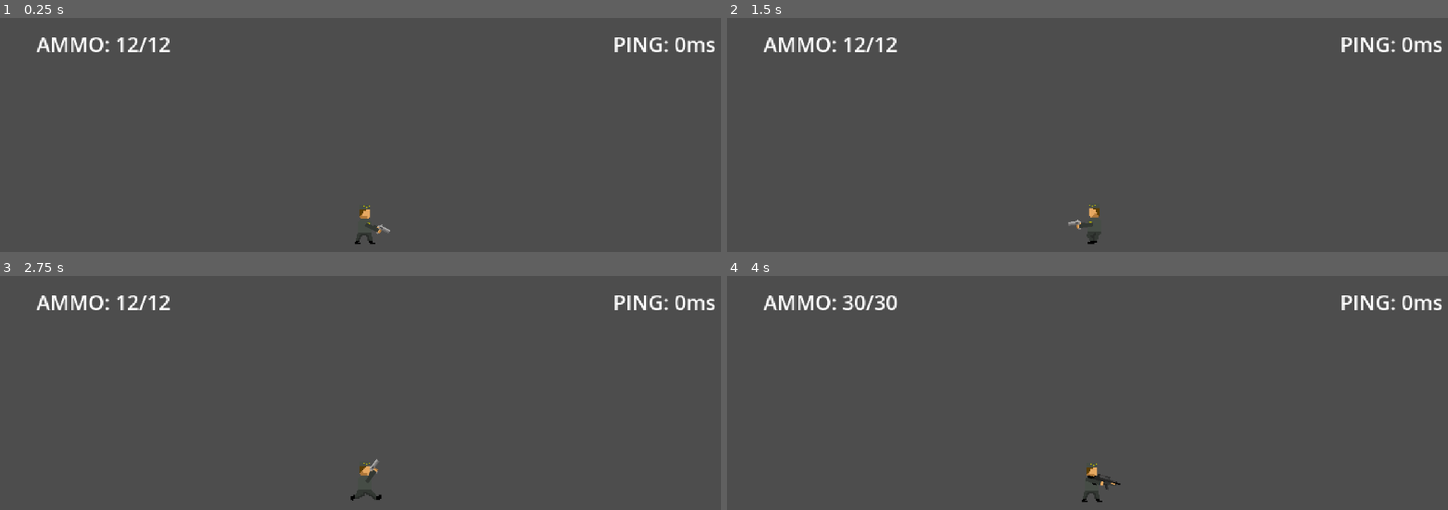
Above: before the commit, frames 1-4 (two rows, left to right).
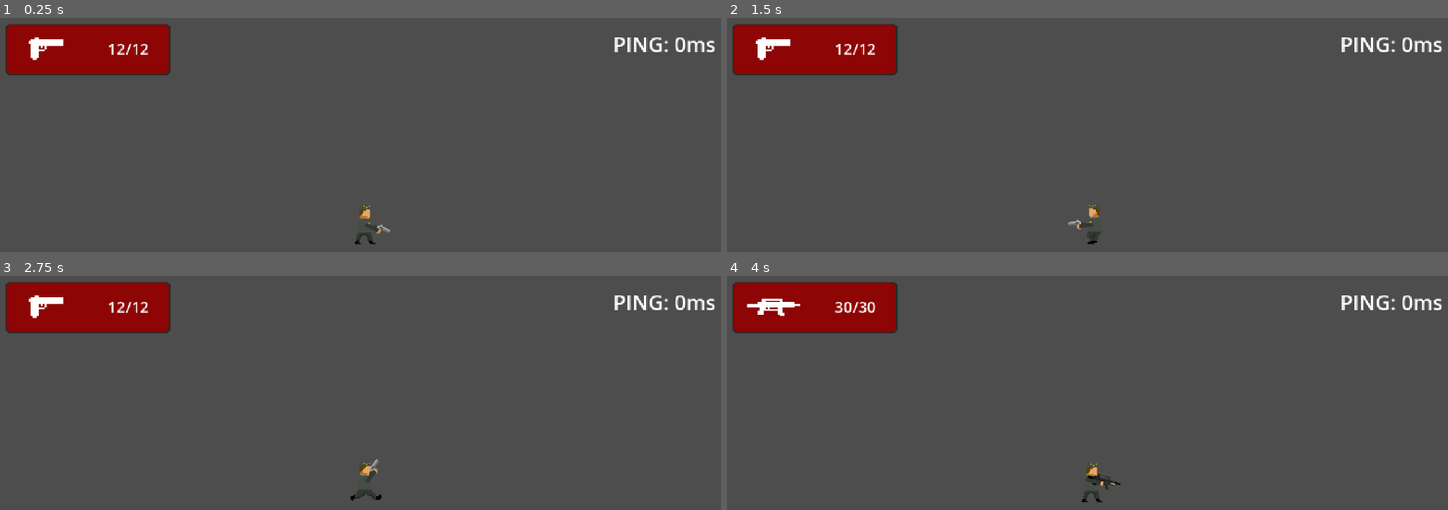
Above: after the commit, the same moments.

Repository: NevenIlincic/Commanders-Defense
Game: Godot game, scene res://Scenes/Player.tscn
Same seed, same stepped clock (60 frames per second), same inputs: the game is played once before the commit and once after it. This scene is started directly instead of the project's main scene.
Inputs (mouse positions are in pixels of both pictures, inside the frame that each line leads up to):
- Up to frame 1 (0.25 s): no input
- Up to frame 2 (1.5 s): tap Enter at 0.5 s; move the mouse to (1253, 202) at 0.52 s; press the mouse at (1253, 202) at 0.53 s; hold D (right) 0.53-1.28 s; tap W (jump) at 0.77 s; tap E (switch_next) at 0.8, 1.35 s; move the mouse to (943, 244) at 1.27 s; release the mouse at (943, 244) at 1.28 s; hold A (left) from 1.28 s (still down)
- Up to frame 3 (2.75 s): tap W (jump) at 1.52 s; tap Q (switch_previous) at 1.55, 2.1 s; tap Space at 2 s; move the mouse to (439, 390) at 2.02 s; release A (left) at 2.03 s; press the mouse at (439, 390) at 2.03 s; hold D (right) from 2.03 s (still down)
- Up to frame 4 (4 s): move the mouse to (outside the picture) at 2.77 s; release the mouse at (outside the picture) at 2.78 s; click (outside the picture) at 2.85 s; tap W (jump) at 3.02, 3.77 s; tap E (switch_next) at 3.05, 3.6 s; move the mouse to (outside the picture) at 3.52 s; release D (right) at 3.53 s; hold A (left) from 3.53 s (still down); tap Q (switch_previous) at 3.8 s

The runs differ from the first frame. In frame 1, 4.9% of the frame differs, in the area x 0-24%, y 2-25%; in frame 2, 4.9%; in frame 3, 4.9%; in frame 4, 4.9%.
Error in both runs: Invalid call. Nonexistent function 'add_child' in base 'Nil'. (res://Scenes/Bullet/bullet.gd:39)

Commit message:
[ADD] HUD/Health Bar

Diff:
--- a/Godot/Scenes/Player.tscn
+++ b/Godot/Scenes/Player.tscn
@@ -1,13 +1,19 @@
-[gd_scene load_steps=14 format=3 uid="uid://e8qrmpn65788"]
+[gd_scene load_steps=20 format=3 uid="uid://e8qrmpn65788"]
 
 [ext_resource type="Script" uid="uid://b8uwbm4d0v15m" path="res://Scenes/player.gd" id="1_kyqiw"]
 [ext_resource type="Texture2D" uid="uid://djekgidtgp5qt" path="res://Sprites/player/my_player/my_player_sprites.png" id="2_kyqiw"]
 [ext_resource type="Texture2D" uid="uid://dokiyhyfjpt5m" path="res://Sprites/player/my_player/my_player_idle_sprites.png" id="3_gntrk"]
+[ext_resource type="Texture2D" uid="uid://clwxyaldrdagn" path="res://Sprites/HUD/health_bar_frame.png" id="3_megsn"]
 [ext_resource type="Texture2D" uid="uid://b3366jvv1667s" path="res://Sprites/player/my_player/my_player_dying_sprites.png" id="4_dewec"]
+[ext_resource type="Texture2D" uid="uid://b6fawlhnf84an" path="res://Sprites/HUD/health_amount.png" id="4_yoq75"]
 [ext_resource type="Texture2D" uid="uid://u00edcebmll2" path="res://Sprites/effects/my_player_kill_image.png" id="5_5ixxa"]
+[ext_resource type="Texture2D" uid="uid://b26md5vrj4oh8" path="res://Sprites/effects/pistol_kill.png" id="5_yoq75"]
+[ext_resource type="Texture2D" uid="uid://eug5rua42htb" path="res://Sprites/effects/background_killed.png" id="7_52ee3"]
 
 [sub_resource type="RectangleShape2D" id="RectangleShape2D_rpqav"]
 size = Vector2(12.8, 32)
+
+[sub_resource type="FontVariation" id="FontVariation_yoq75"]
 
 [sub_resource type="RectangleShape2D" id="RectangleShape2D_kyqiw"]
 size = Vector2(12, 12)
@@ -102,10 +108,16 @@
 "values": [0, 1, 2, 3, 0, 1, 2, 3, 0, 1, 2, 3]
 }
 
+[sub_resource type="Animation" id="Animation_52ee3"]
+resource_name = "hit_animation"
+length = 0.3
+step = 0.125
+
 [sub_resource type="AnimationLibrary" id="AnimationLibrary_5ixxa"]
 _data = {
 &"RESET": SubResource("Animation_dewec"),
 &"dying_animation": SubResource("Animation_nn08x"),
+&"hit_animation": SubResource("Animation_52ee3"),
 &"idle_animation": SubResource("Animation_5ixxa"),
 &"walking_animation": SubResource("Animation_gntrk")
 }
@@ -136,14 +148,45 @@
 offset_bottom = -129.0
 text = "PING"
 
-[node name="Ammo_Label" type="Label" parent="Camera2D"]
-texture_filter = 1
-texture_repeat = 1
-offset_left = -256.0
-offset_top = -152.0
-offset_right = -203.0
-offset_bottom = -129.0
+[node name="Health_Bar" type="HBoxContainer" parent="Camera2D"]
+offset_left = -280.0
+offset_top = -160.0
+offset_right = -168.0
+offset_bottom = -112.0
+
+[node name="Health_Bar_Frame" type="Sprite2D" parent="Camera2D/Health_Bar"]
+texture_filter = 1
+texture_repeat = 1
+position = Vector2(64, 24)
+texture = ExtResource("3_megsn")
+
+[node name="Health_Amount" type="Sprite2D" parent="Camera2D/Health_Bar"]
+texture_filter = 1
+texture_repeat = 1
+position = Vector2(-0.16351318, 27.924181)
+texture = ExtResource("4_yoq75")
+centered = false
+offset = Vector2(0, -24)
+
+[node name="Ammo_Label" type="Label" parent="Camera2D/Health_Bar"]
+texture_filter = 1
+texture_repeat = 1
+layout_direction = 2
+layout_mode = 2
+size_flags_horizontal = 3
+size_flags_vertical = 1
+theme_override_fonts/font = SubResource("FontVariation_yoq75")
+theme_override_font_sizes/font_size = 12
 text = "AMMO"
+horizontal_alignment = 2
+vertical_alignment = 1
+
+[node name="Gun_Sprite" type="Sprite2D" parent="Camera2D/Health_Bar"]
+texture_filter = 1
+texture_repeat = 1
+position = Vector2(32, 23.999994)
+scale = Vector2(1.59375, 1.3437504)
+texture = ExtResource("5_yoq75")
 
 [node name="Left_Indicator" type="Area2D" parent="." groups=["left_indicator"]]
 
@@ -186,6 +229,15 @@
 
 [node name="kill_feed_position" type="Marker2D" parent="."]
 position = Vector2(192, -112)
+
+[node name="hurt_sprite" type="Sprite2D" parent="."]
+visible = false
+self_modulate = Color(1, 1, 1, 0)
+texture_filter = 1
+texture_repeat = 1
+position = Vector2(8, -8)
+scale = Vector2(9.0625, 10.125)
+texture = ExtResource("7_52ee3")
 
 [connection signal="area_entered" from="Left_Indicator" to="." method="_on_left_indicator_area_entered"]
 [connection signal="area_exited" from="Left_Indicator" to="." method="_on_left_indicator_area_exited"]
--- a/Godot/Scenes/player.gd
+++ b/Godot/Scenes/player.gd
@@ -21,14 +21,20 @@
 var last_processed_event_kill_id: int = 0
 
 var players_kill_images: Dictionary = { }
+var HP: int = 100
 
 @onready var animation_player: AnimationPlayer = $AnimationPlayer
 @onready var walking_sprite: Sprite2D = $walking_sprite
 @onready var idle_sprite: Sprite2D = $idle_sprite
 @onready var dying_sprite: Sprite2D = $dying_sprite
+@onready var hurt_sprite: Sprite2D = $hurt_sprite
 
 @onready var ping_label: Label = $Camera2D/Ping_Label
-@onready var ammo_label: Label = $Camera2D/Ammo_Label
+
+#Health Bar
+@onready var ammo_label: Label = $Camera2D/Health_Bar/Ammo_Label
+@onready var gun_sprite: Sprite2D = $Camera2D/Health_Bar/Gun_Sprite
+@onready var health_amount: Sprite2D = $Camera2D/Health_Bar/Health_Amount
 
 
 var pistol: Pistol = null
@@ -43,6 +49,11 @@
 var weapons_names_list = ["pistol", "m4a1_rifle"]
 
 var is_dead: bool = false
+
+var current_gun_sprites: Array = [
+	load("res://Sprites/effects/pistol_kill.png"),
+	load("res://Sprites/effects/m4a1_rifle_kill.png")]
+
 
 func _ready() -> void:
 	pistol = Pistol.new(PISTOL_SCENE, gun_anchor)
@@ -51,11 +62,13 @@
 	weapons.append(m4a1_rifle)
 	weapons[weapon_index].instantiate_gun()
 	Network.INPUT_DATA["gun"] = weapons_names_list[weapon_index]
+	gun_sprite.texture = current_gun_sprites[weapon_index]
 
 func _physics_process(delta: float) -> void:
 	handle_inputs(delta)
 	ping_label.text = str("PING: ", Network.current_ping, "ms")
-	ammo_label.text = str("AMMO: ", weapons[weapon_index].current_ammo, "/", weapons[weapon_index].max_ammo )
+	ammo_label.text = str(weapons[weapon_index].current_ammo, "/", weapons[weapon_index].max_ammo )
+	health_amount.scale.x = lerp(health_amount.scale.x, float(HP)/100, 0.2)
 
 func handle_inputs(delta: float):
 	Network.INPUT_DATA["move_left"] = Input.is_action_pressed("left")
@@ -72,12 +85,14 @@
 		weapon_index = (weapon_index + 1) % len(weapons)
 		weapons[weapon_index].instantiate_gun()
 		Network.INPUT_DATA["gun"] = weapons_names_list[weapon_index]
+		gun_sprite.texture = current_gun_sprites[weapon_index]
 
 	if Input.is_action_just_pressed("switch_previous"):
 		weapons[weapon_index].remove_gun_from_scene()
 		weapon_index = (weapon_index - 1) % len(weapons)
 		weapons[weapon_index].instantiate_gun()
 		Network.INPUT_DATA["gun"] = weapons_names_list[weapon_index]
+		gun_sprite.texture = current_gun_sprites[weapon_index]
 
 	if Input.is_action_just_pressed("reload"):
 		Network.INPUT_DATA["command"] = "RELOAD"
@@ -181,6 +196,8 @@
 				dying_sprite.flip_h = false
 			else:
 				dying_sprite.flip_h = true
+
+			health_amount.visible = false
 	else:
 		if self.is_dead:
 			self.is_dead = false
@@ -190,6 +207,25 @@
 			self.dying_sprite.visible = false
 
 			self.animation_player.stop()
+			HP = 100
+			hurt_sprite.self_modulate.a = 0
+			health_amount.scale.x = 1
+			health_amount.visible = true
+
+		check_for_hit_animation(player_snapshot)
+
+
+func check_for_hit_animation(player_snapshot: Dictionary):
+	if player_snapshot["hp"] != HP:
+		HP = player_snapshot["hp"]
+		if HP <= 30:
+			hurt_sprite.visible = true
+			hurt_sprite.self_modulate.a = 0.1
+		else:
+			hurt_sprite.self_modulate.a = 0
+			hurt_sprite.visible = false
+		print(str("POGODJEN SAM: ", HP))
+
 
 func get_player_kill_image(id: int, players: Dictionary) -> Sprite2D:
 	if id == Network.my_id:
--- /dev/null
+++ b/Godot/default_bus_layout.tres
@@ -0,0 +1,9 @@
+[gd_resource type="AudioBusLayout" format=3 uid="uid://thpyauf1a4mh"]
+
+[resource]
+bus/1/name = &"gun_shoot"
+bus/1/solo = false
+bus/1/mute = false
+bus/1/bypass_fx = false
+bus/1/volume_db = 0.0
+bus/1/send = &"Master"
Binary file added: Godot/Sprites/HUD/health_amount.png
Not shown, changed: Godot/Sprites/HUD/health_amount.png.import
Binary file added: Godot/Sprites/HUD/health_bar_frame.png
Not shown, changed: Godot/Sprites/HUD/health_bar_frame.png.import
Binary file added: Godot/Sprites/effects/hit_effect.png
Not shown, changed: Godot/Sprites/effects/hit_effect.png.import
Binary file removed: Godot/Sprites/my_player_test.png
Binary file removed: Godot/Sprites/other_player_test.png
